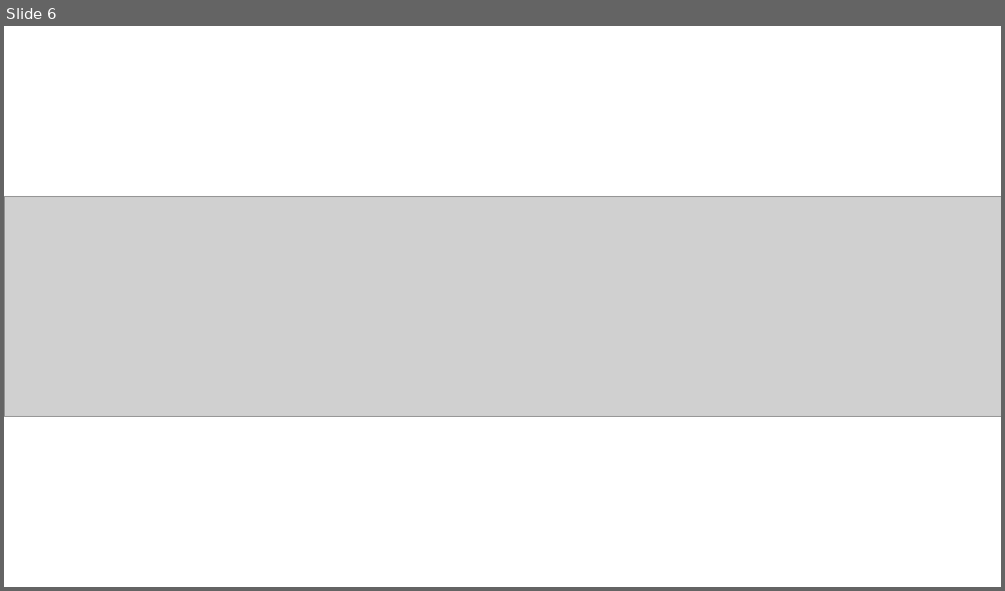
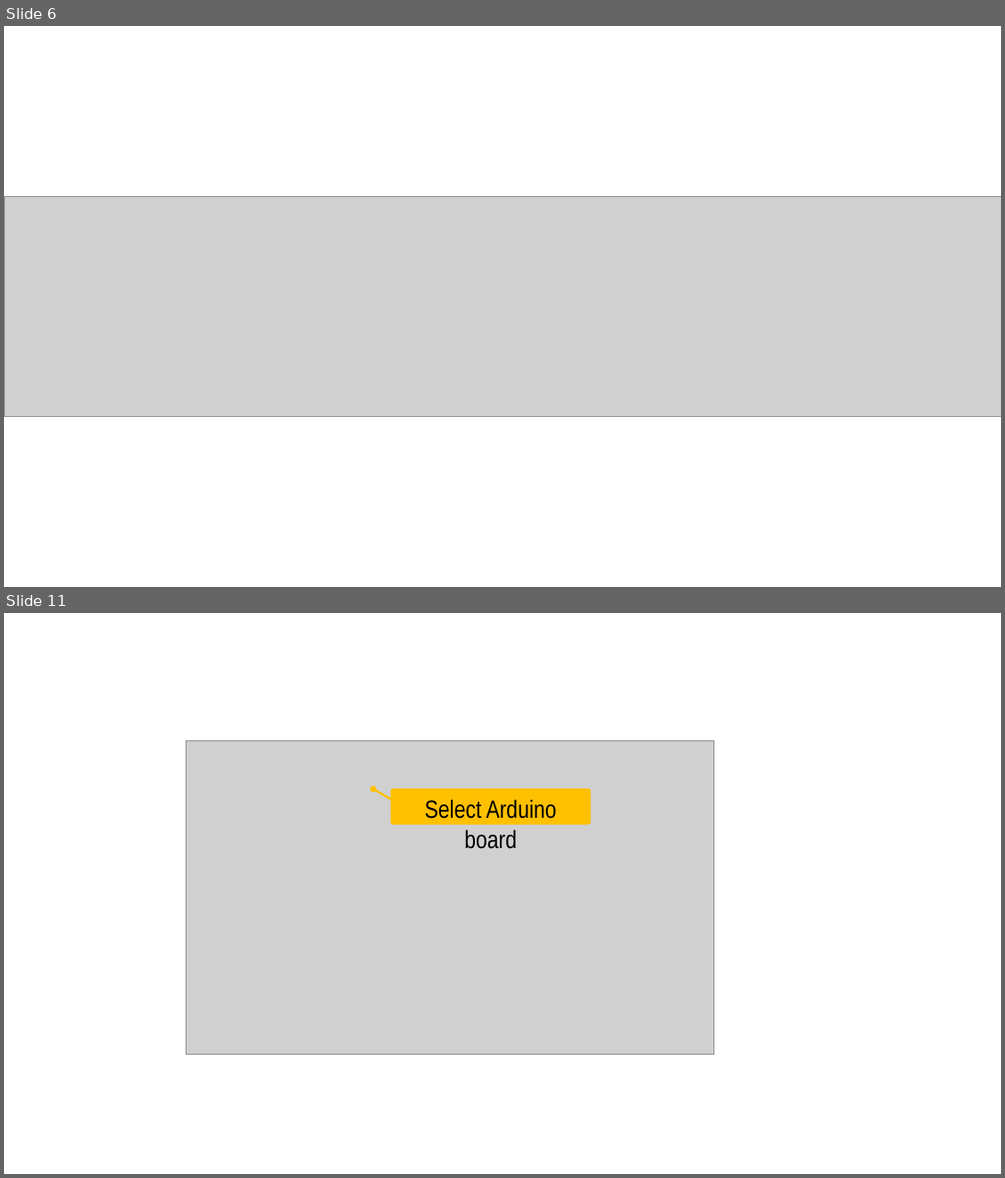
Before and after one commit to makeabilitylab/physcomp-assets, a slide deck: arduino/DownloadAndInstall.pptx. Shown one above the other, each under a label of ours: slide 6 before the commit, slides 6 and 11 after it; the slides between them are not shown. The pictures are 1005x591 and 1005x1178 pixels, drawn with LibreOffice and Linux fonts; fonts in the diff are those of the drawing; grey boxes stand for pictures. Boxes give left, top, right and bottom in pixels: in the first picture for what was removed or moved away, otherwise in the second. Text is boxed around its words. In the diff, an @@ line names an element or a change of style, - is before the commit and + after.

Commit message:
Updated installation screenshots

```diff
--- a/arduino/DownloadAndInstall.pptx
+++ b/arduino/DownloadAndInstall.pptx
@@ slide 11 added at bbox=[4, 613, 1001, 1174], background #FFFFFF @@
@@ picture added at bbox=[186, 741, 714, 1054] @@
@@ arrow added from (404, 807) to (373, 788), #FFC000 2 pt @@
@@ rounded rectangle added at bbox=[390, 788, 591, 825], fill #FFC000, 24 pt, text #000000 @@
+Select Arduino board
```
Also in this commit, not shown: 2 other slides added.
